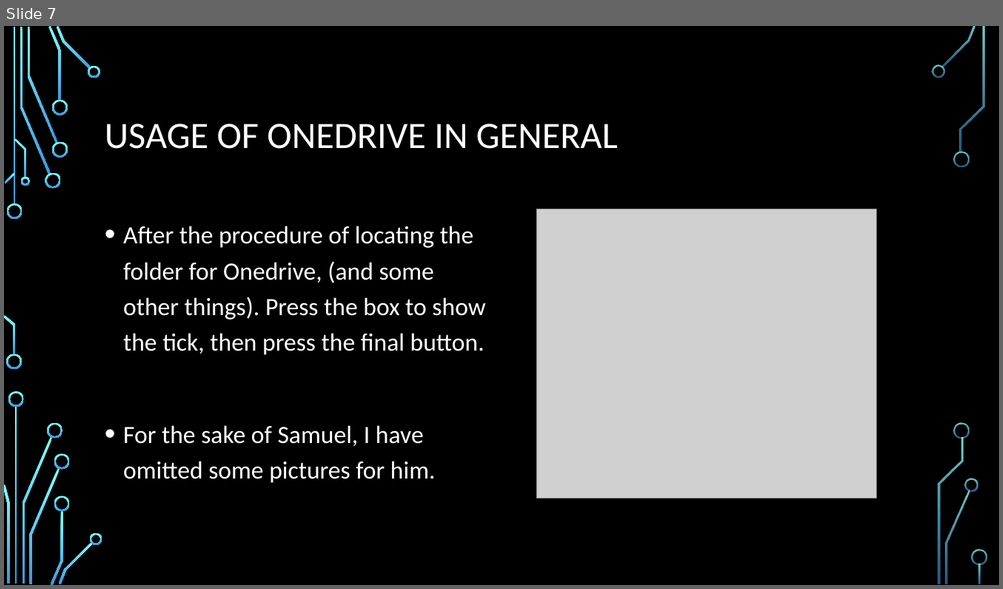
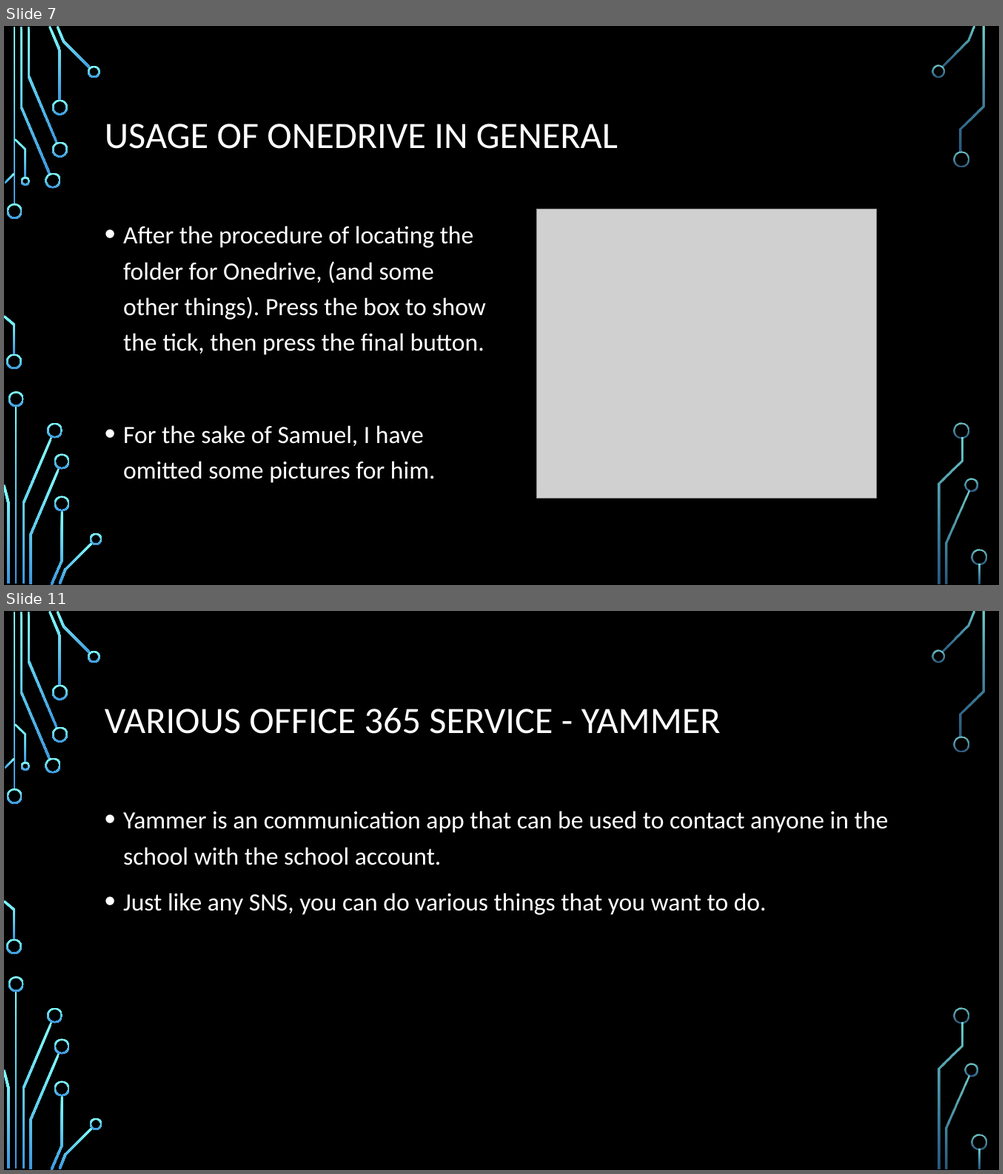
Before and after one commit to HIS-Computer-Club/MSOffice, a slide deck: MSOffice.pptx. Shown one above the other, each under a label of ours: slide 7 before the commit, slides 7 and 11 after it; the slides between them are not shown. The pictures are 1003x589 and 1003x1174 pixels, drawn with LibreOffice and Linux fonts; fonts in the diff are those of the drawing; grey boxes stand for pictures; background and template pictures are left out. Boxes give left, top, right and bottom in pixels: in the first picture for what was removed or moved away, otherwise in the second. Text is boxed around its words. In the diff, an @@ line names an element or a change of style, - is before the commit and + after.

Commit message:
Added new various apps about MSOffice.

```diff
--- a/MSOffice.pptx
+++ b/MSOffice.pptx
@@ slide 11 added at bbox=[4, 611, 999, 1170], background picture (left out); not listed: 36 template elements that a slide beside it also shows @@
@@ title added at bbox=[105, 708, 720, 734], 36 pt, text #FFFFFF @@
+VARIOUS OFFICE 365 SERVICE - YAMMER
@@ text added at bbox=[123, 811, 888, 915], 24 pt, text #FFFFFF @@
+• Yammer is an communication app that can be used to contact anyone in the school with the school account.
+• Just like any SNS, you can do various things that you want to do.
```
Also in this commit, not shown: 1 slide changed, 8 other slides added.
